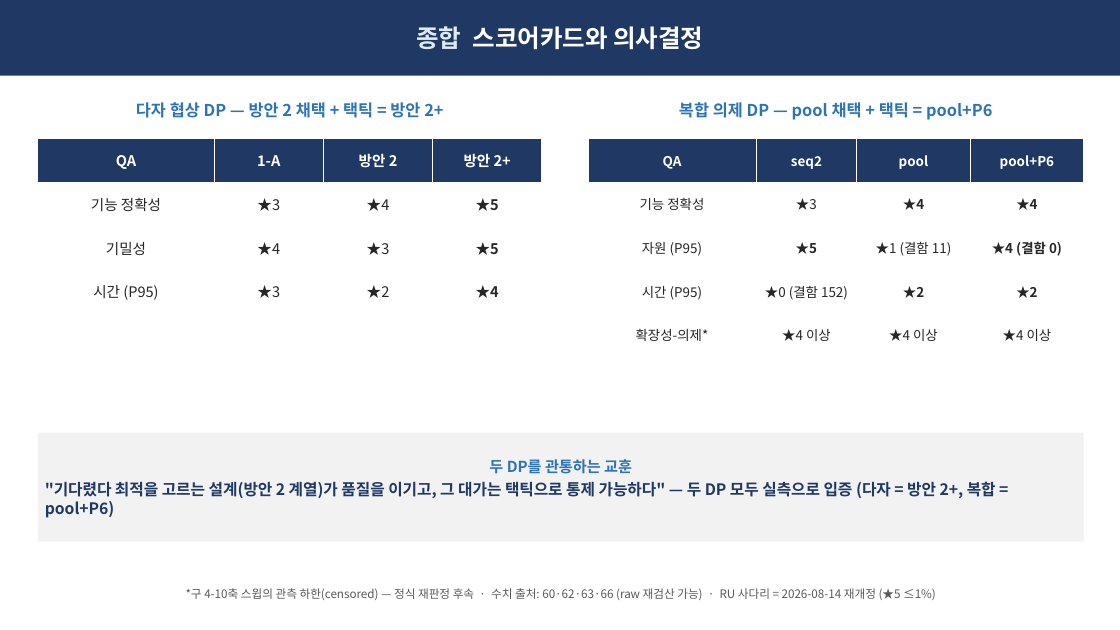
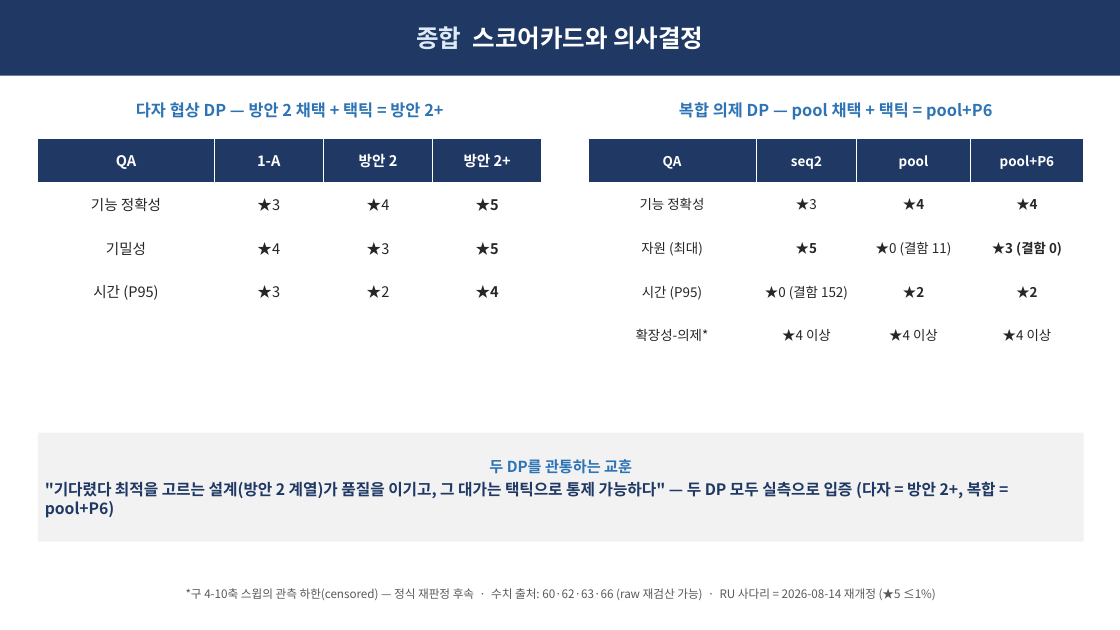
Before and after one commit to Sunwoo-Nam/architect-teamproject, a slide deck: slide 14 of docs/changbae/65-QA-종합-임원보고.pptx. Drawn at 1120x630 pixels with LibreOffice and Linux fonts; fonts in the diff are those of the drawing. Boxes give left, top, right and bottom in pixels: in the first picture for what was removed or moved away, otherwise in the second. Text is boxed around its words. In the diff, an @@ line names an element or a change of style, - is before the commit and + after.

```diff
--- a/docs/changbae/65-QA-종합-임원보고.pptx
+++ b/docs/changbae/65-QA-종합-임원보고.pptx
@@ table at (x1=588, y1=139, x2=1084, y2=357) @@
-row 3: 자원 (P95) | ★5 | ★1 (결함 11) | ★4 (결함 0)
+row 3: 자원 (최대) | ★5 | ★0 (결함 11) | ★3 (결함 0)
```
Also in this commit, not shown: 4 other slides changed, 17 other files.
